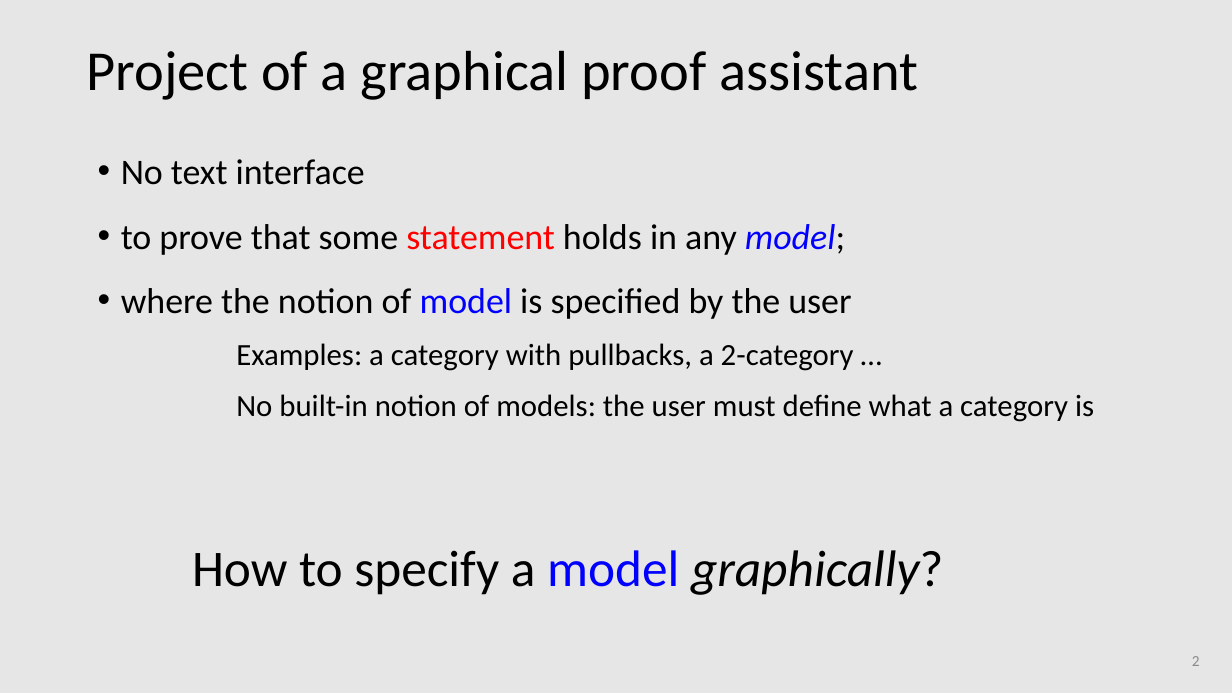
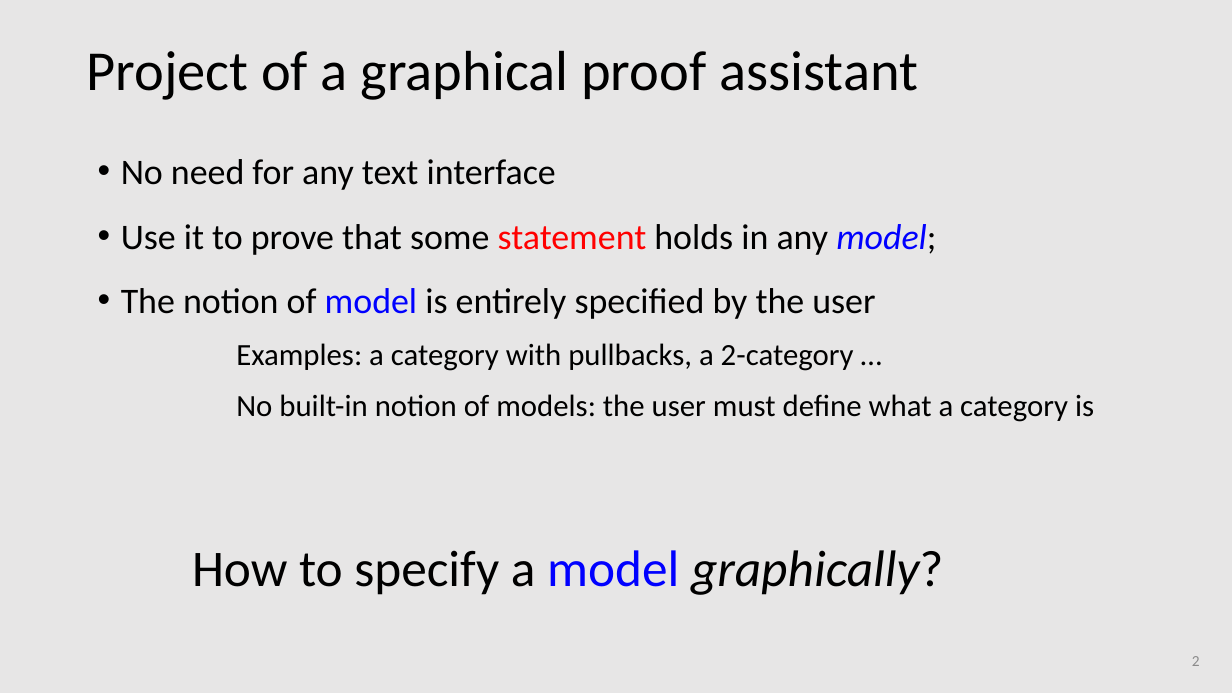
Before and after one commit to amblafont/slides, a slide deck: slide 2 of diagrammatic-reasoning/2024-november-coreact.pptx. Drawn at 1232x693 pixels with LibreOffice and Linux fonts; fonts in the diff are those of the drawing. Boxes give left, top, right and bottom in pixels: in the first picture for what was removed or moved away, otherwise in the second. Text is boxed around its words. In the diff, an @@ line names an element or a change of style, - is before the commit and + after.

Commit message:
update slides

```diff
--- a/diagrammatic-reasoning/2024-november-coreact.pptx
+++ b/diagrammatic-reasoning/2024-november-coreact.pptx
@@ text at <box>121,159,936,319</box>: text changed @@
-• No text interface
-• to prove that some statement holds in any model;
-• where the notion of model is specified by the user
+• No need for any text interface
+• Use it to prove that some statement holds in any model;
+• The notion of model is entirely specified by the user
```
Also in this commit, not shown: 5 other slides changed, 1 slide added.
